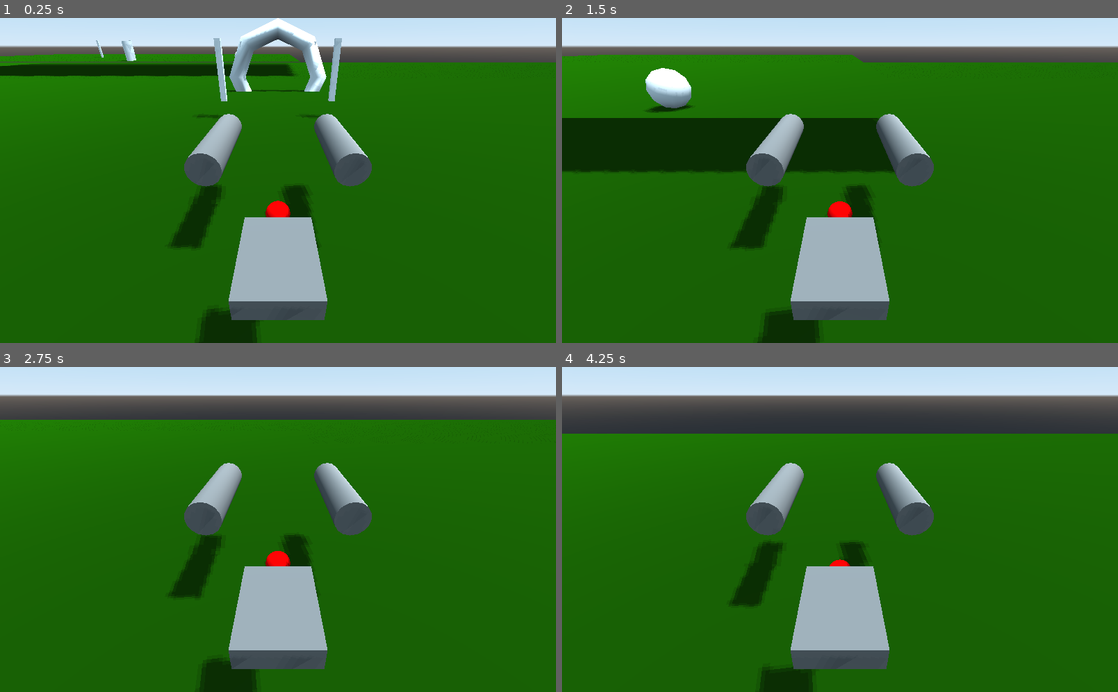
Above: before the commit, frames 1-4 (two rows, left to right).
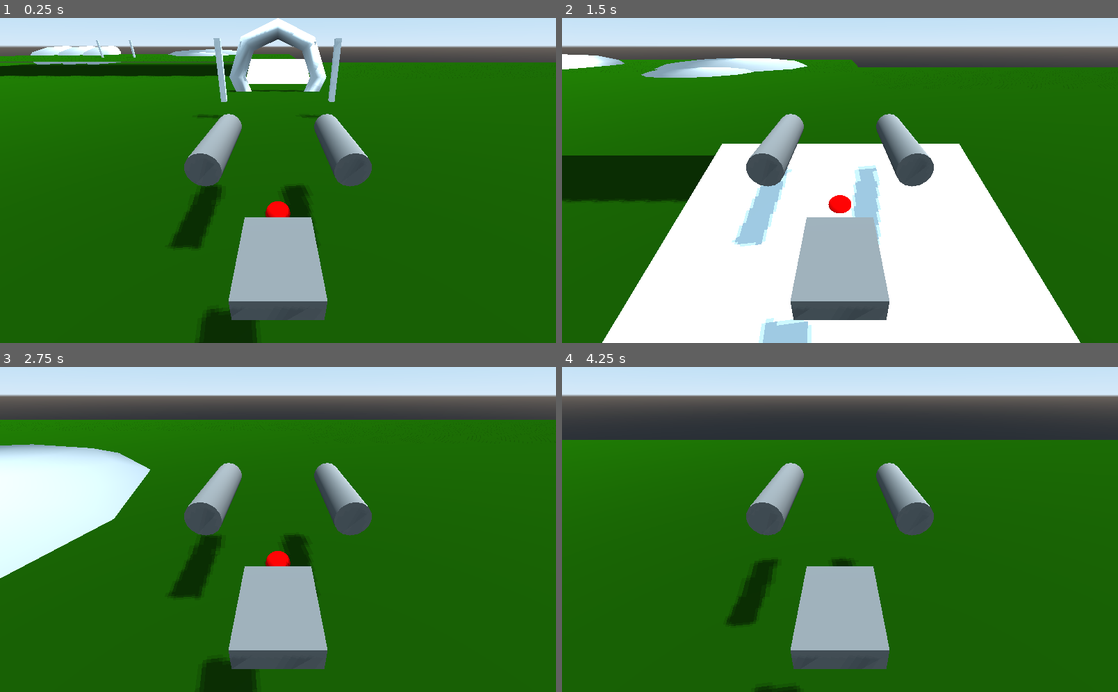
Above: after the commit, the same moments.

Repository: gamkedo-la/aero-junkers
Game: Godot game, scene res://Scenes/Main.tscn
Two runs of this game, one before a commit and one after it. Both use one fixed random seed, a clock stepped at 60 frames per second and the inputs below.
Inputs (mouse positions are in pixels of both pictures, inside the frame that each line leads up to):
- Up to frame 1 (0.25 s): no input
- Up to frame 2 (1.5 s): tap Enter at 0.5 s; move the mouse to (867, 180) at 0.52 s; hold Down (decrease_altitude) 0.53-1.28 s; hold W (accelerate) from 0.53 s (still down); move the mouse to (812, 180) at 1.27 s; tap Up (increase_altitude) at 1.35 s
- Up to frame 3 (2.75 s): keep holding W (accelerate); move the mouse to (289, 523) at 2.02 s; press the mouse at (289, 523) at 2.03 s
- Up to frame 4 (4.25 s): keep holding W (accelerate); move the mouse to (834, 536) at 2.77 s; release the mouse at (834, 536) at 2.78 s; tap Down (decrease_altitude) at 2.85 s; tap Space at 3.5 s; move the mouse to (878, 532) at 3.52 s; hold Up (increase_altitude) from 3.53 s (still down)

The runs differ from the first frame. In frame 1, 1.6% of the frame differs, in the area x 0-61%, y 2-99%; in frame 2, 44%, in the area x 0-100%, y 11-100%; in frame 3, 7.1%; in frame 4, 3.5%.

Commit message:
Changes to altitude occur gradually rather than snapping to target altitude

Diff:
--- a/Scenes/Main.tscn
+++ b/Scenes/Main.tscn
@@ -58,23 +58,30 @@
 [node name="Checkpoint2" parent="." instance=ExtResource( 3 )]
 transform = Transform( 1, -4.04555e-10, -4.07454e-10, 4.04228e-10, 0.999999, -4.07454e-10, 4.07454e-10, 4.07454e-10, 1, -50, 1, -75 )
 
-[node name="CSGCylinder" type="CSGCylinder" parent="."]
-transform = Transform( 0.999998, -8.4141e-10, -8.44011e-10, 1.36458e-09, 0.999997, -1.36788e-09, 8.44011e-10, 8.44011e-10, 0.999998, -35, 2.99999, -55 )
-use_collision = true
-collision_mask = 2
-height = 4.0
-sides = 32
-
-[node name="CSGBox" type="CSGBox" parent="."]
-transform = Transform( 0.999999, -6.08509e-10, -6.1118e-10, 7.53403e-10, 0.999997, -7.567e-10, 6.1118e-10, 6.1118e-10, 0.999999, -36, 0.999991, -7.00001 )
-use_collision = true
-collision_mask = 2
-
 [node name="Checkpoint4" parent="." instance=ExtResource( 4 )]
 
 [node name="CSGSphere" type="CSGSphere" parent="."]
-transform = Transform( 0.999999, -6.08537e-10, -6.40284e-10, 6.95181e-10, 0.999997, -6.98492e-10, 6.40284e-10, 6.1118e-10, 0.999999, -9, 1.99999, -53 )
+transform = Transform( 11.1, -0.00442438, 1.93948e-06, -0.00442445, 1, 0.00443397, 1.946e-06, 0.00443404, 11.1, -30.0458, 0.971023, -95.9859 )
 use_collision = true
-collision_mask = 2
+
+[node name="CSGSphere2" type="CSGSphere" parent="."]
+transform = Transform( 19.98, -0.00787627, 3.44962e-06, -0.00787639, 2, 0.00789333, 3.47011e-06, 0.00789347, 19.98, -29.0545, 0.962686, -113.986 )
+use_collision = true
+
+[node name="CSGSphere3" type="CSGSphere" parent="."]
+transform = Transform( -3.8841, 0.00354635, 0.0115008, 0.00354641, 4.19999, 0.00692246, 0.0115006, 0.0069226, 19.98, -71.0516, -0.0158349, -106.966 )
+use_collision = true
+
+[node name="CSGSphere4" type="CSGSphere" parent="."]
+transform = Transform( -3.8841, 0.00354635, 0.0115008, 0.00354641, 4.19999, 0.00692246, 0.0115006, 0.0069226, 19.98, -80.0516, -0.0118904, -106.961 )
+use_collision = true
+
+[node name="CSGSphere5" type="CSGSphere" parent="."]
+transform = Transform( -3.8841, 0.00354635, 0.0115008, 0.00354641, 4.19999, 0.00692245, 0.0115006, 0.0069226, 19.98, -90.0516, -0.0075076, -106.956 )
+use_collision = true
+
+[node name="CSGBox" type="CSGBox" parent="."]
+transform = Transform( 6.1, -4.65661e-10, -5.58794e-09, 2.0957e-09, 0.965925, -4.42063, 2.32831e-09, 0.258819, 16.498, 0.00433771, -3.85975, -35.0352 )
+use_collision = true
 
 [editable path="AeroJunker"]
--- a/Scripts/aerojunker.gd
+++ b/Scripts/aerojunker.gd
@@ -1,6 +1,7 @@
 extends KinematicBody
 
 var speed = 50
+var altitude_adjust_speed = speed/3
 var velocity = Vector3.ZERO
 var target_altitude = Vector3.UP * 3
 
@@ -56,8 +57,9 @@
 func decreaseAltitude(_delta):
 	velocity -= transform.basis.y * (speed/2)
 
-func moveToTargetAltitude(_delta):
-	transform.origin.y = ($RayCast_L_Engine.get_collision_point() + target_altitude).y
+func moveToTargetAltitude(delta):
+	var target_position_y = ($RayCast_L_Engine.get_collision_point() + target_altitude).y
+	transform.origin.y = transform.origin.y + (target_position_y - transform.origin.y) * delta * altitude_adjust_speed
 
 func _player_reached_checkpoint():
 	print("Player Reached Checkpoint")
